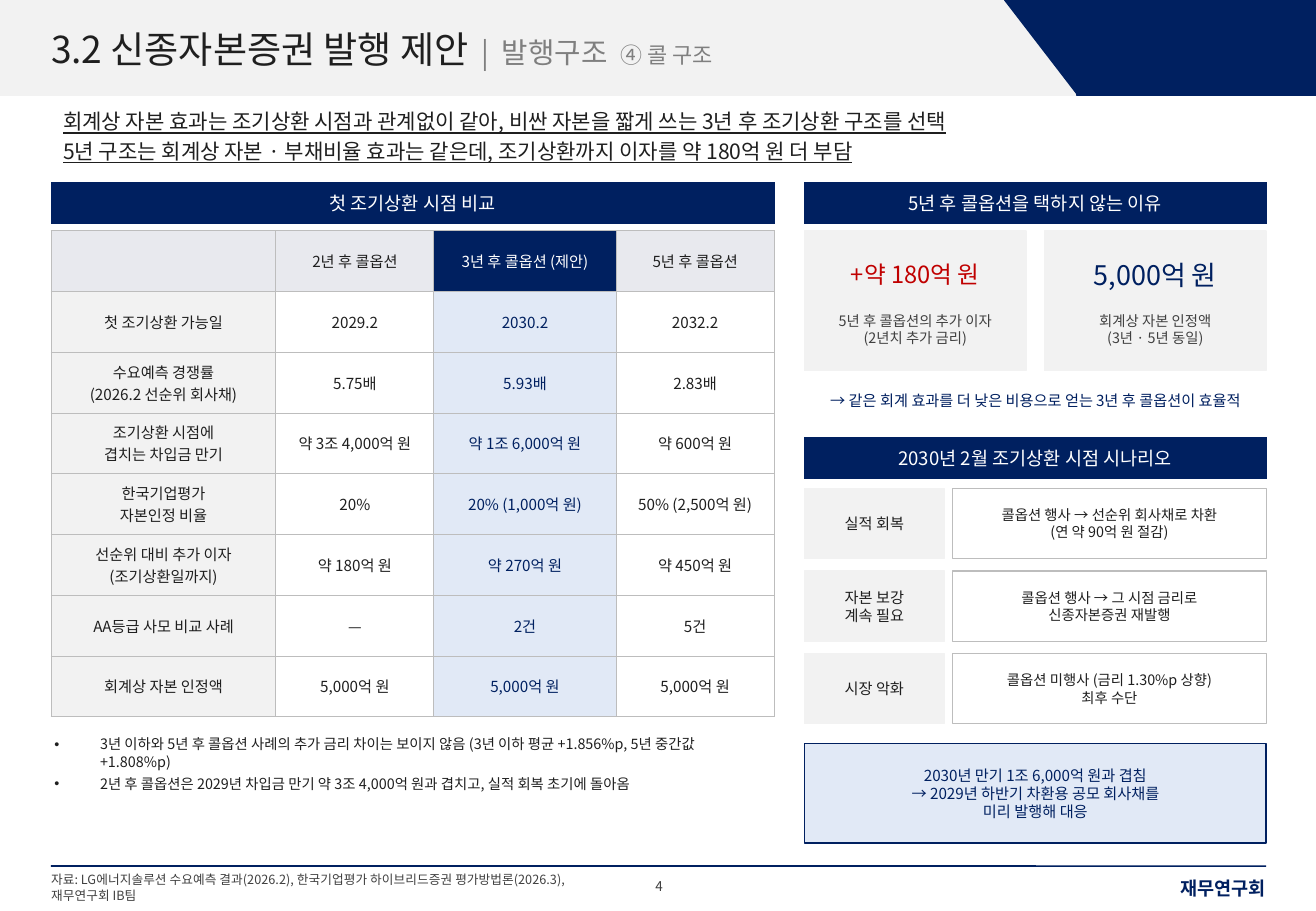
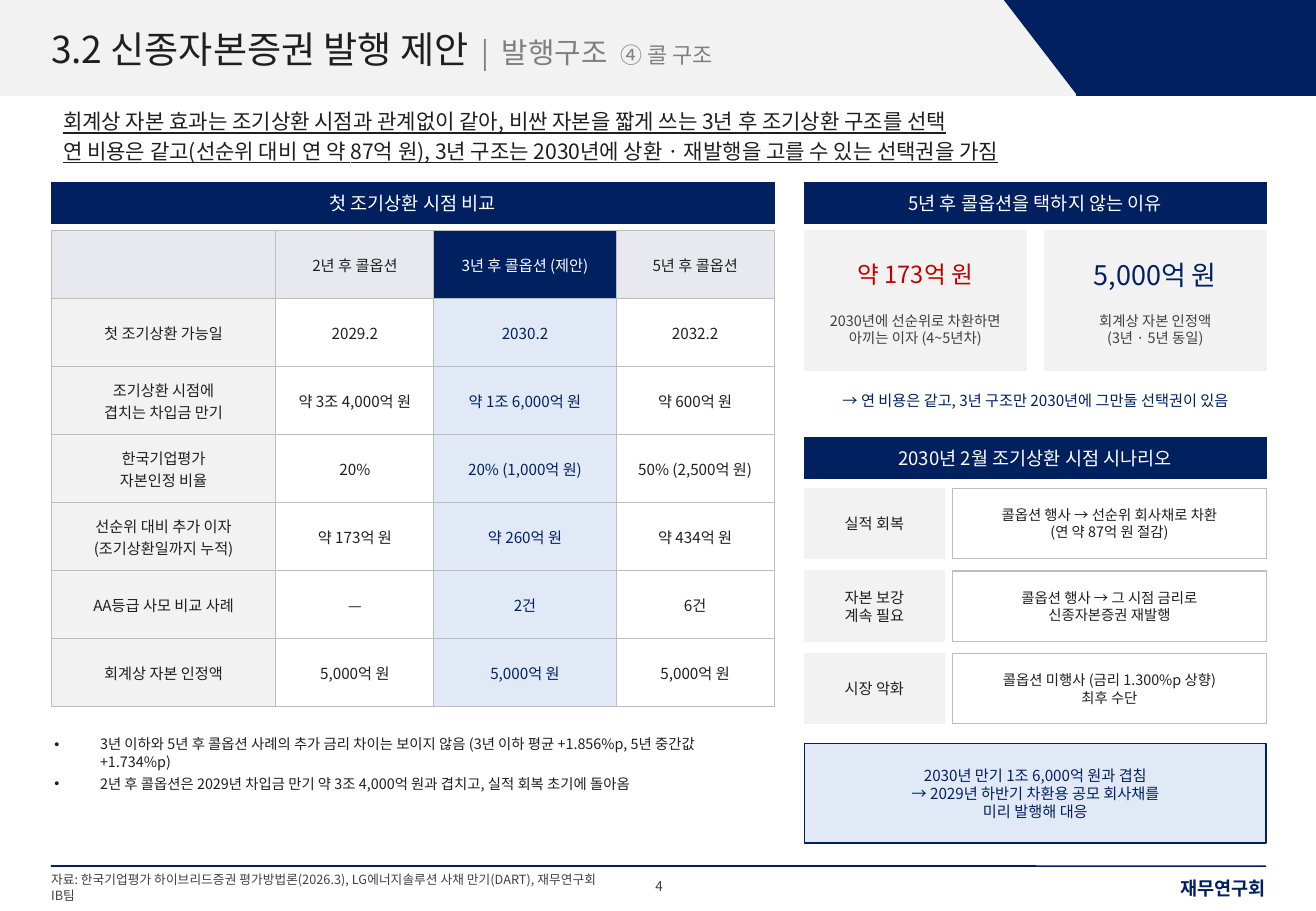
Before and after one commit to shy065542-rgb/SSHHYY, a slide deck: slide 4 of LGES_신종_발행구조_재무연구회양식.pptx. Drawn at 1316x911 pixels with LibreOffice and Linux fonts; fonts in the diff are those of the drawing. Boxes give left, top, right and bottom in pixels: in the first picture for what was removed or moved away, otherwise in the second. Text is boxed around its words. In the diff, an @@ line names an element or a change of style, - is before the commit and + after.

```diff
--- a/LGES_신종_발행구조_재무연구회양식.pptx
+++ b/LGES_신종_발행구조_재무연구회양식.pptx
@@ text at <box>63,141,998,163</box>: text changed @@
-5년 구조는 회계상 자본 · 부채비율 효과는 같은데, 조기상환까지 이자를 약 180억 원 더 부담
+연 비용은 같고(선순위 대비 연 약 87억 원), 3년 구조는 2030년에 상환 · 재발행을 고를 수 있는 선택권을 가짐
@@ table at <box>51,231,774,686</box> @@
-row 3: 수요예측 경쟁률 / (2026.2 선순위 회사채) | 5.75배 | 5.93배 | 2.83배
-row 6: 선순위 대비 추가 이자 / (조기상환일까지) | 약 180억 원 | 약 270억 원 | 약 450억 원
+row 5: 선순위 대비 추가 이자 / (조기상환일까지 누적) | 약 173억 원 | 약 260억 원 | 약 434억 원
-row 6, column 4: 5건
+row 6, column 4: 6건
@@ text at <box>858,263,973,285</box>: text changed @@
-+약 180억 원
+약 173억 원
@@ text at <box>830,314,1001,346</box>: text changed @@
-5년 후 콜옵션의 추가 이자
-(2년치 추가 금리)
+2030년에 선순위로 차환하면
+아끼는 이자 (4~5년차)
@@ text at <box>861,393,1228,409</box>: text changed @@
-→ 같은 회계 효과를 더 낮은 비용으로 얻는 3년 후 콜옵션이 효율적
+→ 연 비용은 같고, 3년 구조만 2030년에 그만둘 선택권이 있음
@@ text in rectangle at <box>1050,525,1168,540</box>: text changed @@
-(연 약 90억 원 절감)
+(연 약 87억 원 절감)
@@ text in rectangle at <box>1003,673,1216,689</box>: text changed @@
-콜옵션 미행사 (금리 1.30%p 상향)
+콜옵션 미행사 (금리 1.300%p 상향)
@@ text at <box>100,737,695,771</box>: text changed @@
-• 3년 이하와 5년 후 콜옵션 사례의 추가 금리 차이는 보이지 않음 (3년 이하 평균 +1.856%p, 5년 중간값 +1.808%p)
+• 3년 이하와 5년 후 콜옵션 사례의 추가 금리 차이는 보이지 않음 (3년 이하 평균 +1.856%p, 5년 중간값 +1.734%p)
@@ text at <box>51,873,596,901</box>: text changed @@
-자료: LG에너지솔루션 수요예측 결과(2026.2), 한국기업평가 하이브리드증권 평가방법론(2026.3), 재무연구회 IB팀
+자료: 한국기업평가 하이브리드증권 평가방법론(2026.3), LG에너지솔루션 사채 만기(DART), 재무연구회 IB팀
```
Also in this commit, not shown: 6 other slides changed.
